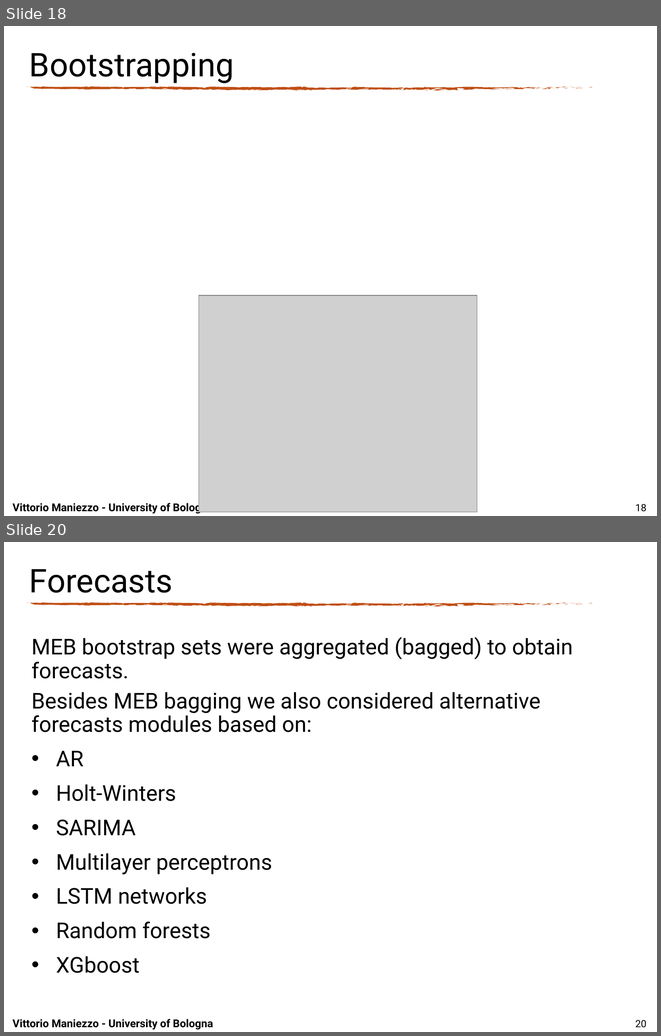
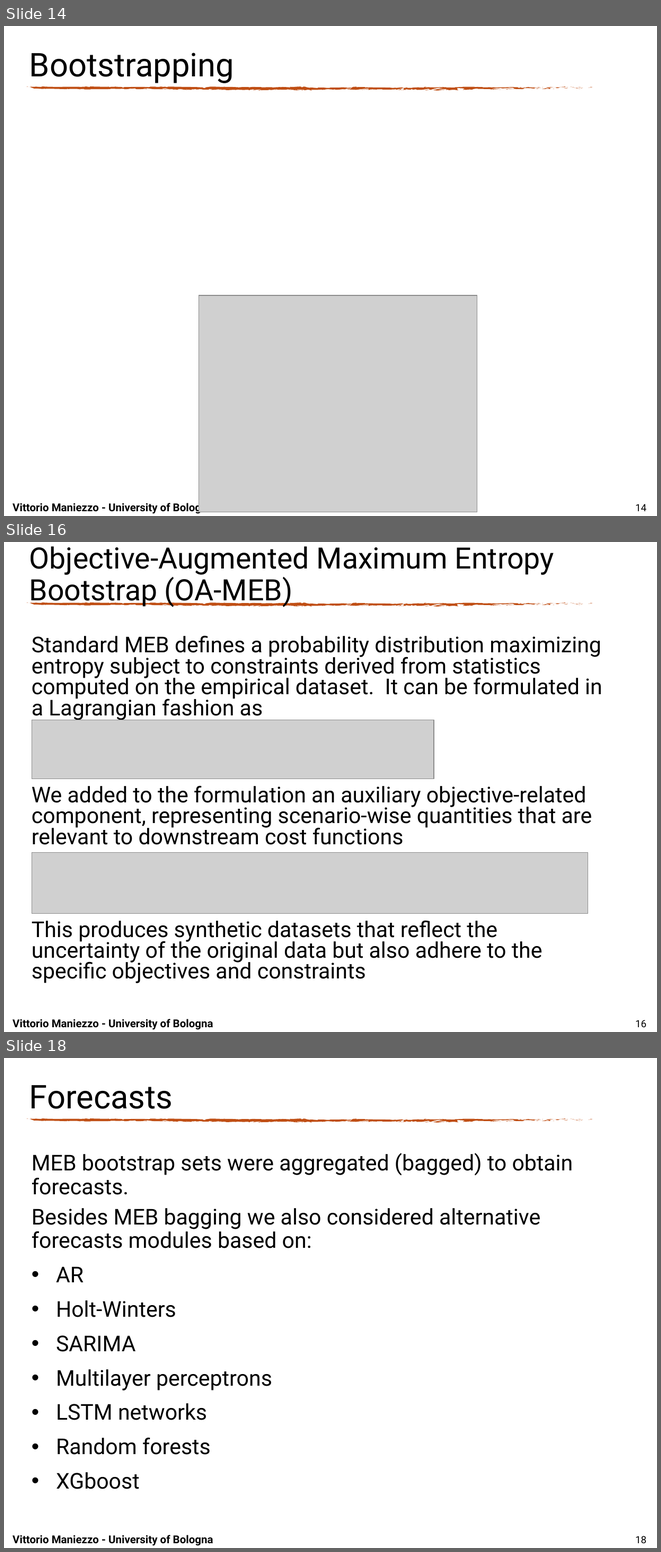
Before and after one commit to maniezzo/GDOforecast, a slide deck: doc/IFORS2026/Ifors_PPT_BESO.pptx. Shown one above the other, each under a label of ours: slides 18 and 20 before the commit, slides 14, 16 and 18 after it; the slides between them are not shown. The pictures are 661x1036 and 661x1552 pixels, drawn with LibreOffice and Linux fonts; fonts in the diff are those of the drawing; grey boxes stand for pictures; background and template pictures are left out. Boxes give left, top, right and bottom in pixels: in the first picture for what was removed or moved away, otherwise in the second. Text is boxed around its words. In the diff, an @@ line names an element or a change of style, - is before the commit and + after.

```diff
--- a/doc/IFORS2026/Ifors_PPT_BESO.pptx
+++ b/doc/IFORS2026/Ifors_PPT_BESO.pptx
@@ slide 16 added at (x1=4, y1=542, x2=657, y2=1032), background #FFFFFF; not listed: 74 template elements that a slide beside it also shows @@
@@ title added at (x1=29, y1=546, x2=554, y2=607), 32.4 pt, text #000000 @@
+Objective-Augmented Maximum Entropy
+Bootstrap (OA-MEB)
@@ text added at (x1=32, y1=635, x2=602, y2=983), 24 pt, text #000000 @@
+Standard MEB defines a probability distribution maximizing entropy subject to constraints derived from statistics computed on the empirical dataset. It can be formulated in a Lagrangian fashion as
+We added to the formulation an auxiliary objective-related component, representing scenario-wise quantities that are relevant to downstream cost functions
+This produces synthetic datasets that reflect the uncertainty of the original data but also adhere to the specific objectives and constraints
@@ picture added at (x1=32, y1=720, x2=434, y2=779) @@
@@ picture added at (x1=32, y1=852, x2=588, y2=913) @@
@@ text added at (x1=12, y1=1018, x2=213, y2=1030), 12 pt, text #000000, bold @@
+Vittorio Maniezzo - University of Bologna
@@ page number added at (x1=635, y1=1020, x2=646, y2=1027), 11 pt, text #000000 @@
+16
@@ what was slide 18 is now slide 14 @@
@@ page number at (x1=635, y1=504, x2=646, y2=511): text changed @@
-18
+14
@@ what was slide 20 is now slide 18 @@
@@ page number at (x1=635, y1=1536, x2=646, y2=1543): text changed @@
-20
+18
```
Also in this commit, not shown: 10 slides changed, 4 slides removed, 1 other file.
